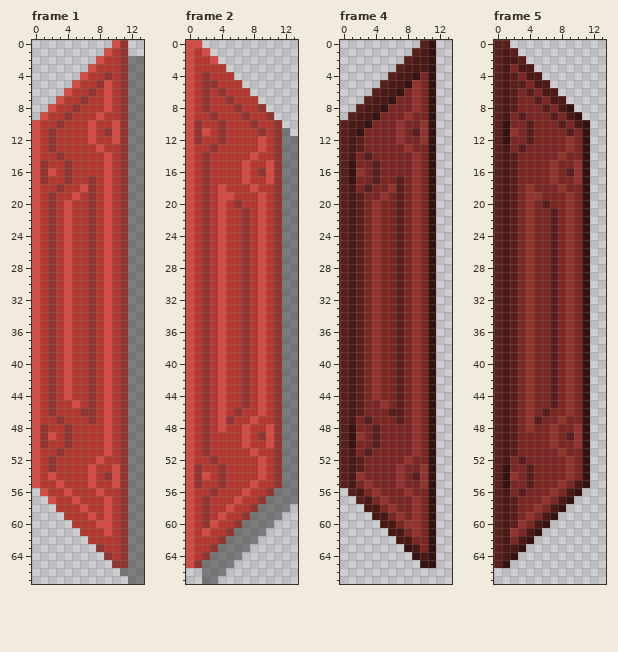
Pixel-art file -- OneVersusOne/Sprites/MovingWalls05.aseprite. Above: the version before the commit.
14x68 pixels, 6 frames. Colours within 5 levels of each other are drawn and written as one. Shown: frame 1, frame 2, frame 4, frame 5.
The result:
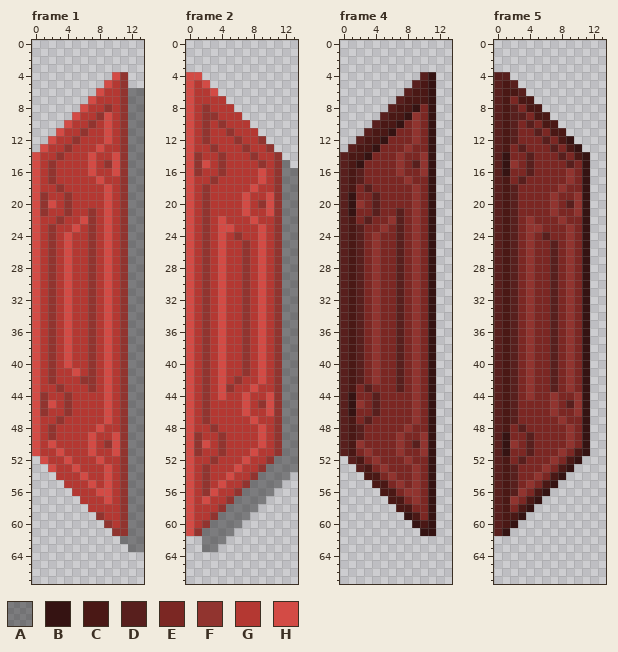
Palette (. is transparent): A #00000065  B #351312  C #4a1815  D #581f1d  E #7b2723  F #91342f  G #b43832  H #d34b45
The edit:
Changed rows in their new state; - is an unchanged pixel.
Frame 1, layers "Main", "Shadow":
first column x 0:
 0 ----------..--
 1 ---------...--
 2 --------......
 3 -------.......
 4 ------....H-..
 5 -----....---..
 6 ----....HG----
 7 ---....H-G----
 8 --....H--F----
 9 -....H--FH----
10 ....H--F-HG---
11 ...H--FG-HG---
12 ..H--F-G-HG---
13 .HG-F---------
14 -------H-GH---
15 -GF-G--H-FH---
16 -GF-G--H-GH---
17 -GF-G--GHG----
18 ------GG------
19 -FG-FG-G------
20 -FH-F--G------
21 -FG-F---------
22 --GFG-H-------
23 ----GH--------
first column x 0:
41 ----GH--------
42 ----G-F-------
43 --GFG---------
44 -FG-F--G------
45 -FH-FG-G------
46 -FG-F-GG------
47 -------G------
48 -GF-G---HG----
49 -GF-G--H-GH---
50 -GH-G--H-FH---
51 ---H---H-GH---
52 .HG-H---------
53 ..H--H-G-HG---
54 ...---HG-HG---
55 ....-----HG---
56 -....----H----
57 --....--------
58 ---....--G----
59 ----....FG----
60 -----....F----
61 ------....F---
62 -------....A--
63 --------....--
64 ---------.....
65 ----------....
66 -----------...
67 ------------..
Frame 2, layers "Main", "Shadow":
first column x 0:
 0 ..------------
 1 ...-----------
 2 ....----------
 3 .....---------
 4 -H....--------
 5 --H....-------
 6 --GH....------
 7 --G--....-----
 8 ------....----
 9 --F----....---
10 -GF-----....--
11 -GF-GF---....-
12 -GF-G-F--F....
13 -------F-GF...
14 -FG-F---F---..
15 -FH-F--G-FG--.
16 -FG-F--G-HG---
17 --GF---G-HG---
18 ----G---------
19 ----GG-H-GH---
20 ----G-GH-FH---
21 ----G--H-GH---
22 -------GHG----
23 -----H-G------
24 ------FG------
first column x 0:
42 ------FG------
43 -----F-GHG----
44 -------H-GH---
45 ----G--H-FH---
46 ----G-GH-GH---
47 ----GG--------
48 --GFG--G-HG---
49 -FG-F--G-HG---
50 -FH-F--G-HG---
51 -FG-F---------
52 -------H-GFA--
53 -GF-G-H--FAA--
54 -GF-GH--FAAA-.
55 -GF-H--FAAAA..
56 --FH--FAAAA...
57 --H--FAAAA....
58 --G-FAAAA....-
59 --GFAAAA....--
60 ---AAAA....---
61 -FAAAA....----
62 ..AAA....-----
63 ..AA....------
64 .......-------
65 ......--------
66 --...---------
67 --..----------
Frame 4, layers "Top", "Main":
first column x 0:
 0 ----------..
 1 ---------...
 2 --------....
 3 -------.....
 4 ------....D-
 5 -----....DC-
 6 ----....DCC-
 7 ---....DCCC-
 8 --....DCCB--
 9 -....DCCBF--
10 ....DCCB-FE-
11 ...DCCBE-FE-
12 ..-CCB-E-FE-
13 .DCCB-------
14 --CB---F-EF-
15 -CB-E--F-DF-
16 -CD-E--F-EF-
17 -CD-E--EFE--
18 ------EE----
19 -BE-DE-E----
20 -BF-D--E----
21 -BE-D-------
22 --EDE-F-----
23 ----EF------
first column x 0:
43 --EDE-------
44 -BE-D--E----
45 -BF-DE-E----
46 -BE-D-EE----
47 -------E----
48 -CD-E---FE--
49 -CD-E--F-EF-
50 -CF-E--F-DF-
51 ---F---F-EF-
52 .DC-F-------
53 ..-C-F-E-FE-
54 ...CC-FE-FE-
55 ....CC---FE-
56 -....CC--F--
57 --....CC----
58 ---....CCE--
59 ----....BC--
60 -----....BC-
61 ------....B-
62 -------.....
63 --------....
64 ---------...
65 ----------..
Frame 5, layers "Top", "Main":
first column x 0:
 0 ..----------
 1 ...---------
 2 ....--------
 3 .....-------
 4 -D....------
 5 ---....-----
 6 --CD....----
 7 --ECC....---
 8 ----CC....--
 9 --D--CC....-
10 -CD---CC....
11 -CD-ED-CC...
12 -CD-E-D-CB..
13 -------D-CB.
14 -BE-D---D-C-
15 -BF-D--E-DE-
16 -BE-D--E-FE-
17 --ED---E-FE-
18 ----E-------
19 ----EE-F-EF-
20 ----E-EF-DF-
21 ----E--F-EF-
22 -------EFE--
23 -----F-E----
24 ------DE----
first column x 0:
44 -------F-EF-
45 ----E--F-DF-
46 ----E-EF-EF-
47 ----EE------
48 --EDE--E-FE-
49 -BE-D--E-FE-
50 -BF-D--E-FE-
51 -BE-D-----C-
52 -------F-CB.
53 -CD-E-F-CB..
54 -CD-EF-CB...
55 -CD-F-CB....
56 --DF-CB....-
57 --F-CB....--
58 --ECB....---
59 --CB....----
60 --B....-----
61 -B....------
62 .....-------
63 ....--------
64 ...---------
65 ..----------
Where, in picture pixels (left, top, right, bottom), the same in both pictures:
changed: (32, 40, 144, 232)
changed: (32, 368, 144, 584)
changed: (186, 40, 298, 240)
changed: (186, 376, 298, 584)
changed: (340, 40, 436, 232)
changed: (340, 384, 436, 568)
changed: (494, 40, 590, 240)
changed: (494, 392, 590, 568)
